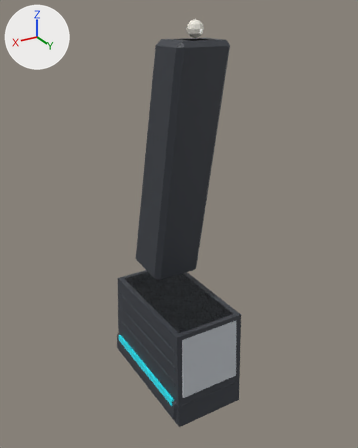
An edit to the glTF model src/assets/models/replicaParts/pistol.glb, drawn before and after from the same camera.
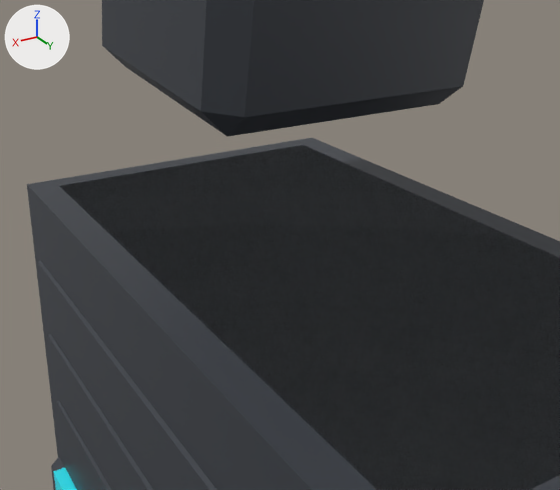
Each version is shown from a camera (50 mm lens) standing at (0.0992, 0.0885, -0.0109) and looking at (-0.0071, -0.0886, -0.0994), then close up from a camera (50 mm lens) standing at (0.0313, -0.0362, -0.1064) and looking at (0.0045, -0.0809, -0.1288). The axes (+X, +Y, +Z) are drawn at upper left. The lights are the same throughout. The first two pictures are the older version. Vertices at exactly the same position are counted once.

Names of what the first close-up shows: 'magazine_extended', 'magazine_extended_Figure'.
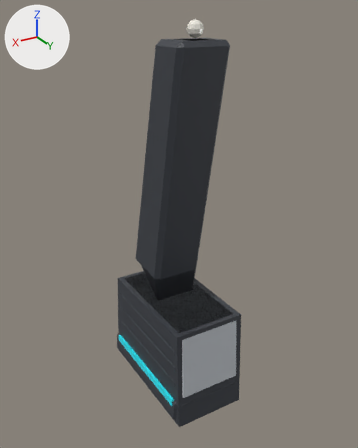
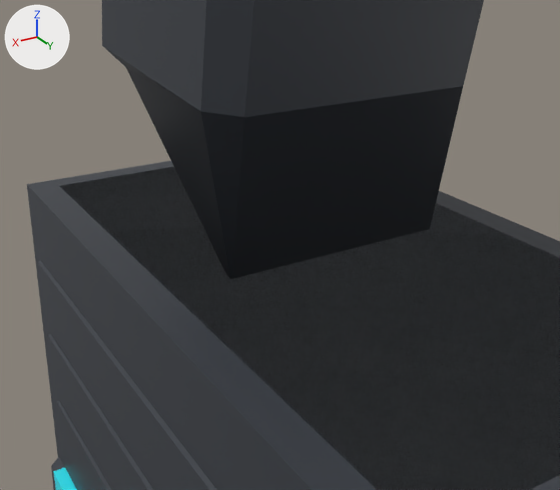
Changed parts and their boxes [x1, y1, x2, y2] in the close-ups (560 x 490 px; the box of a moved part takes in the faces that stretch with it):
part 1 of me_magazine_extended, moved or reshaped: before [129, 69, 463, 137]; after [126, 68, 463, 279]

Edits to the bpy script that builds the scene:
```text
Change me_magazine_extended:
    where me_magazine_extended.from_pydata(...)  # 228 vertices, 420 faces; spans x -0.017..0.017, y -0.047..0.017, z -0.155..0.007
    used by ob_magazine_extended; location = (0.0, -0.067, -0.02)
    me_magazine_extended part 1
    me_magazine_extended.vertices[10].co: (-0.009, -0.013, -0.1) -> (-0.009, -0.013, -0.111)  # pixel (439, 104) -> not seen
    me_magazine_extended.vertices[21].co: (0.009, -0.013, -0.1) -> (0.009, -0.013, -0.111)  # pixel (227, 136) -> not seen
```
